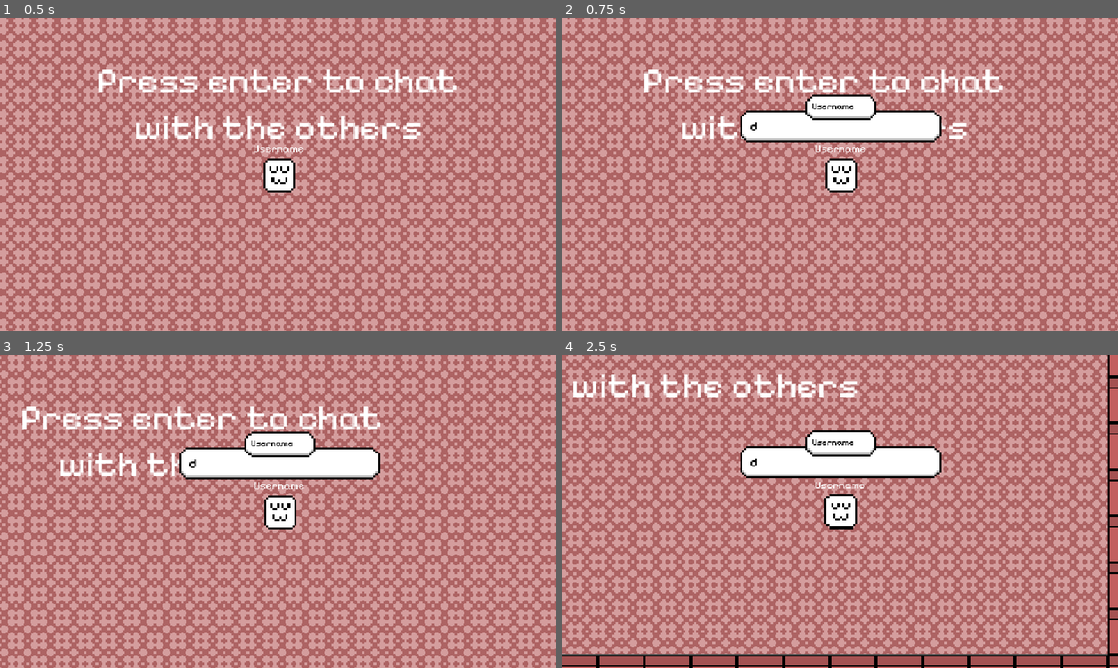
Above: before the commit, frames 1-4 (two rows, left to right).
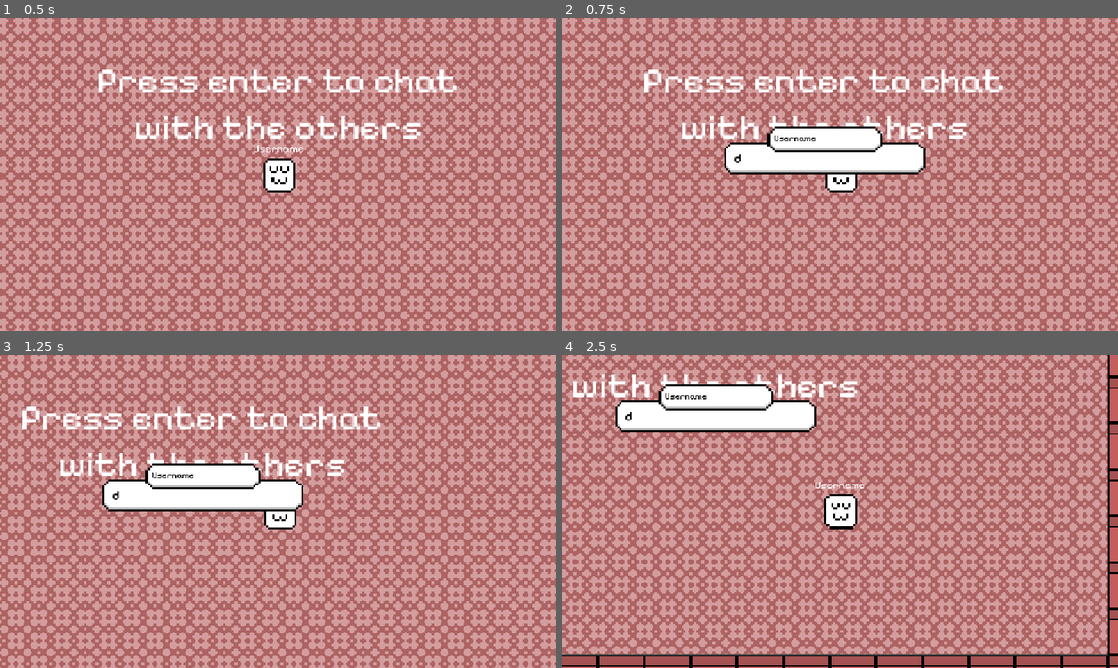
Above: after the commit, the same moments.

Repository: quentin0133/p2p-prototype-godot
Game: Godot game, scene res://scenes/levels/level.tscn
The game is run twice, just before and just after one commit, with the same random seed, the same clock (stepped at 60 frames per second) and the same inputs. This scene is started directly instead of the project's main scene.
Inputs:
- Up to frame 1 (0.5 s): no input
- Up to frame 2 (0.75 s): tap Enter (chat) at 0.5, 0.6 s; hold D (right) from 0.53 s (still down)
- Up to frame 3 (1.25 s): keep holding D (right)
- Up to frame 4 (2.5 s): tap Enter (chat) at 1.25, 1.35, 2, 2.1 s; release D (right) at 1.28 s; hold S (down) 1.28-2.03 s; hold D (right) from 2.03 s (still down)

Frame 1 is identical in both runs. In frame 2, 6.7% of the frame differs, in the area x 29-69%, y 24-50%; in frame 3, 7.2%; in frame 4, 8.7%, in the area x 9-69%, y 9-40%.
Error after the commit: Invalid type in function 'get_highest_z_index' in base 'Control (bubble_manager.gd)'. The array of argument 1 (Array) does not have the same element type as th…

Commit message:
expand the name above the bubble chat, z_index manager with bubble :sparkles:

Diff:
--- a/scenes/levels/bubble_manager.gd
+++ b/scenes/levels/bubble_manager.gd
@@ -7,7 +7,8 @@
 
 var camera: Camera2D;
 var players: Array[PlayerInstance];
-var tracked_player = []
+var tracked_player = [];
+var tracked_bubbles = [];
 
 func _on_level_players_ready(players: Array[PlayerInstance]) -> void:
 	self.players = players;
@@ -58,6 +59,9 @@
 
 func process_track_position(peer_id: int, player: PlayerInstance):
 	tracked_player.append(peer_id);
+	var highest_z_index = get_highest_z_index(tracked_bubbles);
+	player.dialogue_container.z_index = highest_z_index + 1;
+	tracked_bubbles.append(player.dialogue_container);
 
 	while (!player.is_dialoguing):
 		await get_tree().process_frame;
@@ -67,3 +71,9 @@
 		await get_tree().process_frame;
 
 	tracked_player.erase(peer_id);
+
+func get_highest_z_index(bubbles: Array[BubbleChat]):
+	if (bubbles.size() == 0):
+		return 0;
+
+	return bubbles.map(func(bubble): return bubble.z_index).max();
--- a/scenes/prefabs/bubble_chat.tscn
+++ b/scenes/prefabs/bubble_chat.tscn
@@ -97,5 +97,5 @@
 theme = SubResource("Theme_eogo8")
 theme_override_colors/font_color = Color(0, 0, 0, 1)
 script = ExtResource("4_aqi8x")
-max_expand_x = 200.0
+max_expand_x = 350.0
 container = NodePath("..")
